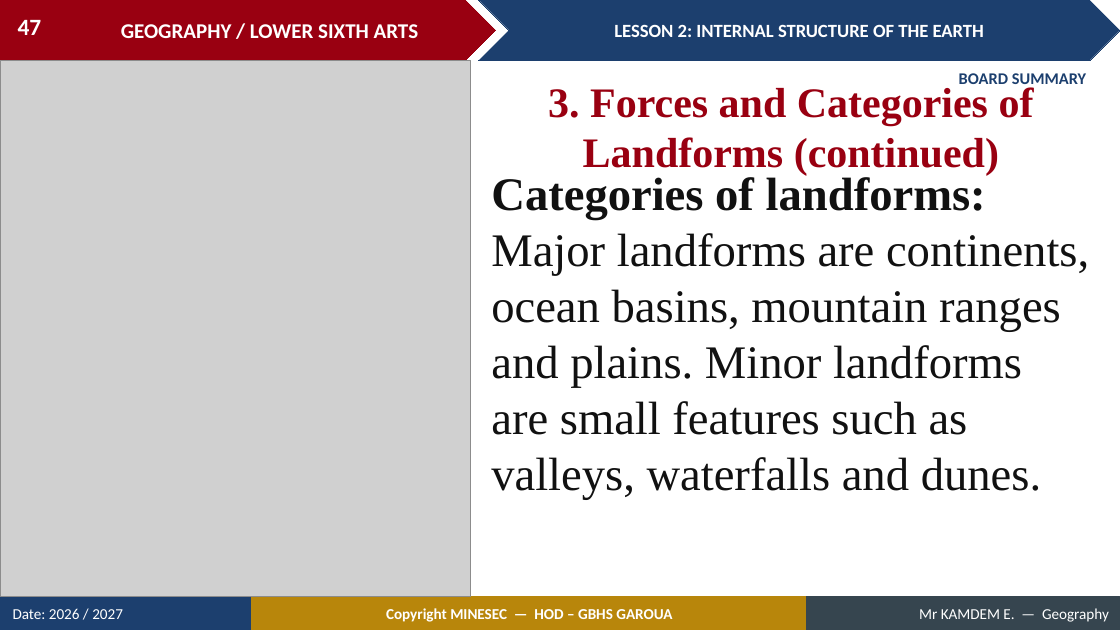
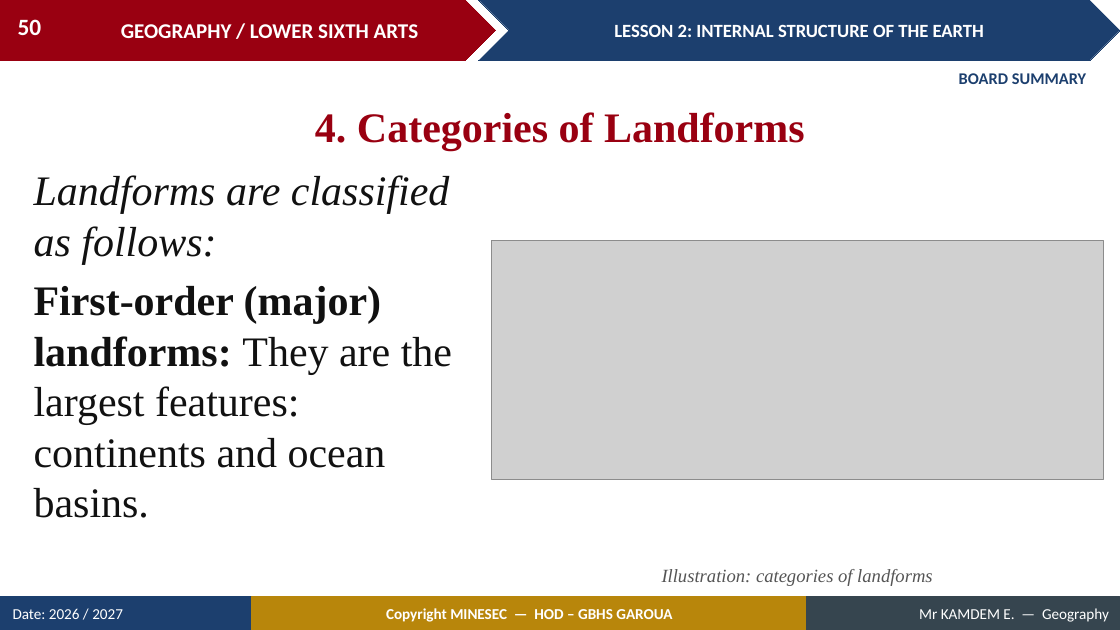
Before and after one commit to Berthautk/linea-github, a slide deck: slide 50 of lecons/LSA/Geomorphology/02_LSA_GEOMO_L02_Internal_Structure_of_the_Earth.pptx (slide 47 before the commit). Drawn at 1120x630 pixels with LibreOffice and Linux fonts; fonts in the diff are those of the drawing; grey boxes stand for pictures. Boxes give left, top, right and bottom in pixels: in the first picture for what was removed or moved away, otherwise in the second. Text is boxed around its words. In the diff, an @@ line names an element or a change of style, - is before the commit and + after.

```diff
--- a/lecons/LSA/Geomorphology/02_LSA_GEOMO_L02_Internal_Structure_of_the_Earth.pptx
+++ b/lecons/LSA/Geomorphology/02_LSA_GEOMO_L02_Internal_Structure_of_the_Earth.pptx
@@ page number at [18, 19, 42, 35]: text changed @@
-47
+50
@@ picture removed at [0, 60, 471, 597] @@
@@ text at [315, 112, 805, 150]: text changed @@
-3. Forces and Categories of Landforms (continued)
+4. Categories of Landforms
@@ text added at [34, 175, 452, 518], 36 pt, text #111111 @@
+Landforms are classified as follows:
+First-order (major) landforms: They are the largest features: continents and ocean basins.
@@ text removed at [491, 174, 1089, 500] @@
-Categories of landforms: Major landforms are continents, ocean basins, mountain ranges and plains. Minor landforms are small features such as valleys, waterfalls and dunes.
@@ picture added at [492, 240, 1103, 479] @@
@@ text added at [662, 569, 932, 586], 16 pt, text #555555, italic @@
+Illustration: categories of landforms
```
Also in this commit, not shown: 45 other slides changed, 13 slides added, 9 slides removed, 52 other files.
